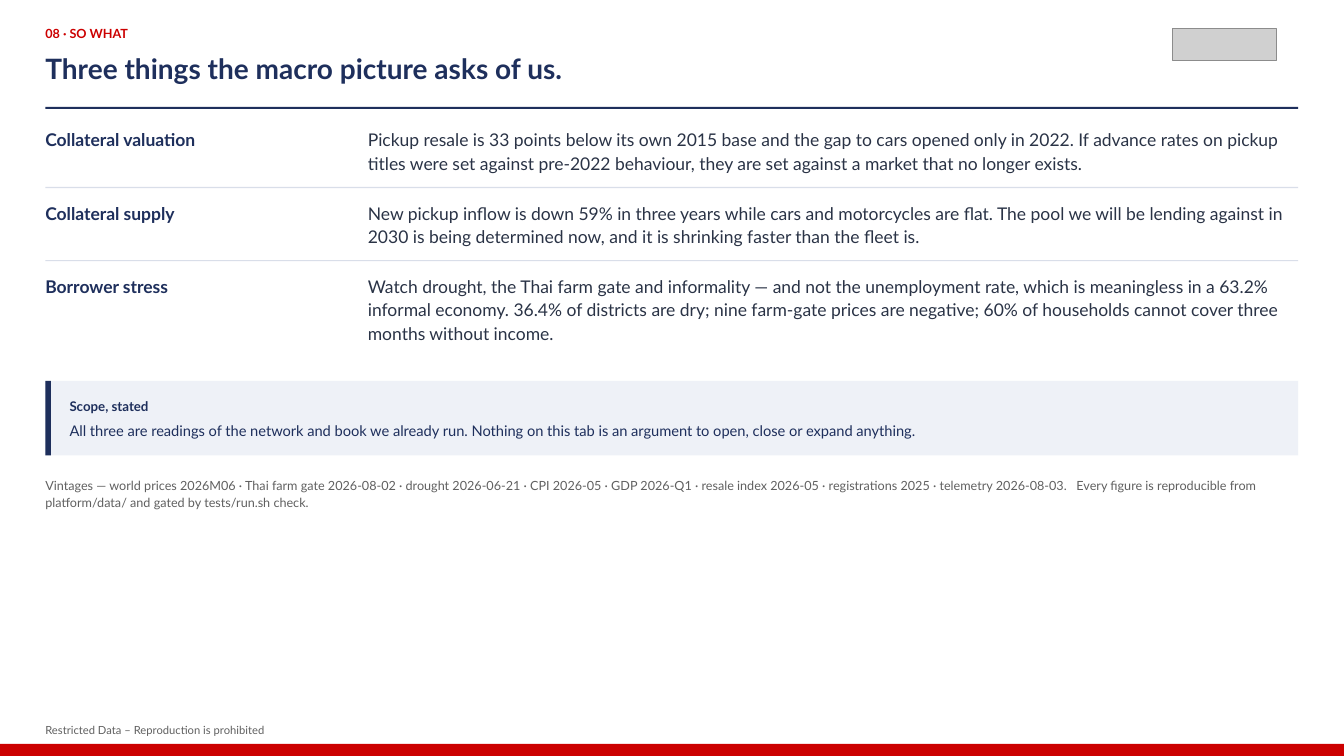
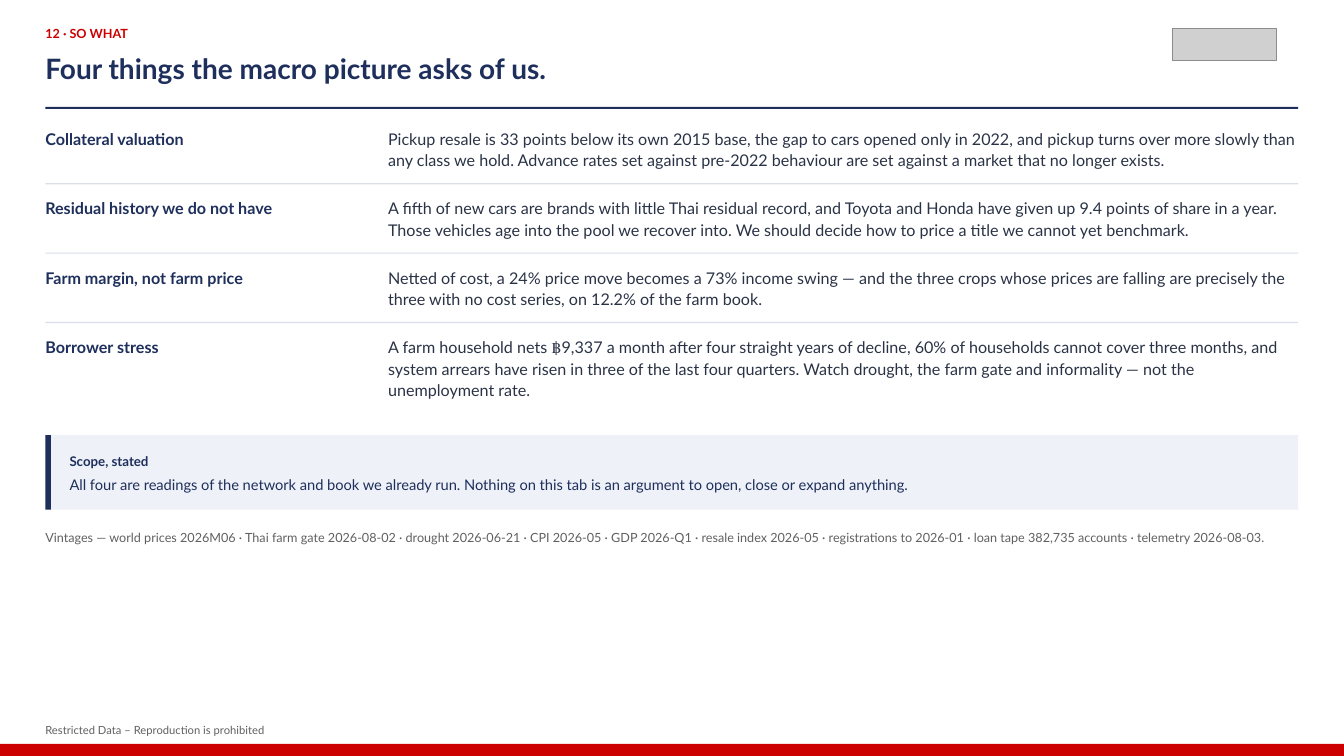
Before and after one commit to kaustavb2101/competitive-intel, a slide deck: slide 20 of docs/decks/mcom-2026-08-05-macro.pptx (slide 12 before the commit). Drawn at 1344x756 pixels with LibreOffice and Linux fonts; fonts in the diff are those of the drawing; grey boxes stand for pictures. Boxes give left, top, right and bottom in pixels: in the first picture for what was removed or moved away, otherwise in the second. Text is boxed around its words. In the diff, an @@ line names an element or a change of style, - is before the commit and + after.

```diff
--- a/docs/decks/mcom-2026-08-05-macro.pptx
+++ b/docs/decks/mcom-2026-08-05-macro.pptx
@@ text at (45,28,128,38): text changed @@
-08 · SO WHAT
+12 · SO WHAT
@@ text at (45,58,546,84): text changed @@
-Three things the macro picture asks of us.
+Four things the macro picture asks of us.
@@ text "Collateral valuation" at (45,133,183,145): size 12.5 to 11.5 pt; line spacing 16.8pt to 15.4pt @@
@@ text at (388,133,1295,169): text changed; size 12.5 to 11.5 pt @@
-Pickup resale is 33 points below its own 2015 base and the gap to cars opened only in 2022. If advance rates on pickup titles were set against pre-2022 behaviour, they are set against a market that no longer exists.
+Pickup resale is 33 points below its own 2015 base, the gap to cars opened only in 2022, and pickup turns over more slowly than any class we hold. Advance rates set against pre-2022 behaviour are set against a market that no longer exists.
@@ rectangle: place and size @@
-rectangle at (45,188,1299,189)
+rectangle at (45,184,1299,185)
@@ text at (45,202,272,217): text changed; size 12.5 to 11.5 pt @@
-Collateral supply
+Residual history we do not have
@@ text at (388,202,1277,239): text changed; size 12.5 to 11.5 pt @@
-New pickup inflow is down 59% in three years while cars and motorcycles are flat. The pool we will be lending against in 2030 is being determined now, and it is shrinking faster than the fleet is.
+A fifth of new cars are brands with little Thai residual record, and Toyota and Honda have given up 9.4 points of share in a year. Those vehicles age into the pool we recover into. We should decide how to price a title we cannot yet benchmark.
@@ rectangle: place and size @@
-rectangle at (45,260,1299,261)
+rectangle at (45,253,1299,254)
@@ text added at (45,272,242,287), 11.5 pt, text #1E2F5C, bold @@
+Farm margin, not farm price
@@ text at (388,272,1285,307): text changed; size 12.5 to 11.5 pt @@
-Watch drought, the Thai farm gate and informality — and not the unemployment rate, which is meaningless in a 63.2% informal economy. 36.4% of districts are dry; nine farm-gate prices are negative; 60% of households cannot cover three months without income.
+Netted of cost, a 24% price move becomes a 73% income swing — and the three crops whose prices are falling are precisely the three with no cost series, on 12.2% of the farm book.
@@ rectangle: place and size @@
-rectangle at (45,381,1299,456)
+rectangle at (45,322,1299,323)
@@ rectangle at (45,322,1299,323): fill #EEF1F7 to #D9DEE9 @@
@@ text "Borrower stress" at (45,341,159,353): size 12.5 to 11.5 pt; line spacing 16.8pt to 15.4pt @@
@@ text "Borrower stress": place and size @@
-text "Borrower stress" at (45,280,168,293)
+text "Borrower stress" at (45,341,159,353)
@@ text added at (388,341,1277,399), 11.5 pt, text #2A3346 @@
+A farm household nets ฿9,337 a month after four straight years of decline, 60% of households cannot cover three months, and system arrears have risen in three of the last four quarters. Watch drought, the farm gate and informality — not the unemployment rate.
@@ rectangle: place and size @@
-rectangle at (45,381,51,456)
+rectangle at (45,436,51,510)
@@ rectangle added at (45,436,1299,510), fill #EEF1F7 @@
@@ text "Scope, stated": place and size @@
-text "Scope, stated" at (70,401,149,414)
+text "Scope, stated" at (70,456,149,469)
@@ text at (70,479,908,493): text changed @@
-All three are readings of the network and book we already run. Nothing on this tab is an argument to open, close or expand anything.
+All four are readings of the network and book we already run. Nothing on this tab is an argument to open, close or expand anything.
@@ text at (45,532,1264,545): text changed @@
-Vintages — world prices 2026M06 · Thai farm gate 2026-08-02 · drought 2026-06-21 · CPI 2026-05 · GDP 2026-Q1 · resale index 2026-05 · registrations 2025 · telemetry 2026-08-03. Every figure is reproducible from platform/data/ and gated by tests/run.sh check.
+Vintages — world prices 2026M06 · Thai farm gate 2026-08-02 · drought 2026-06-21 · CPI 2026-05 · GDP 2026-Q1 · resale index 2026-05 · registrations to 2026-01 · loan tape 382,735 accounts · telemetry 2026-08-03.
```
Also in this commit, not shown: 6 other slides changed, 12 slides added, 4 slides removed, 3 other files.
